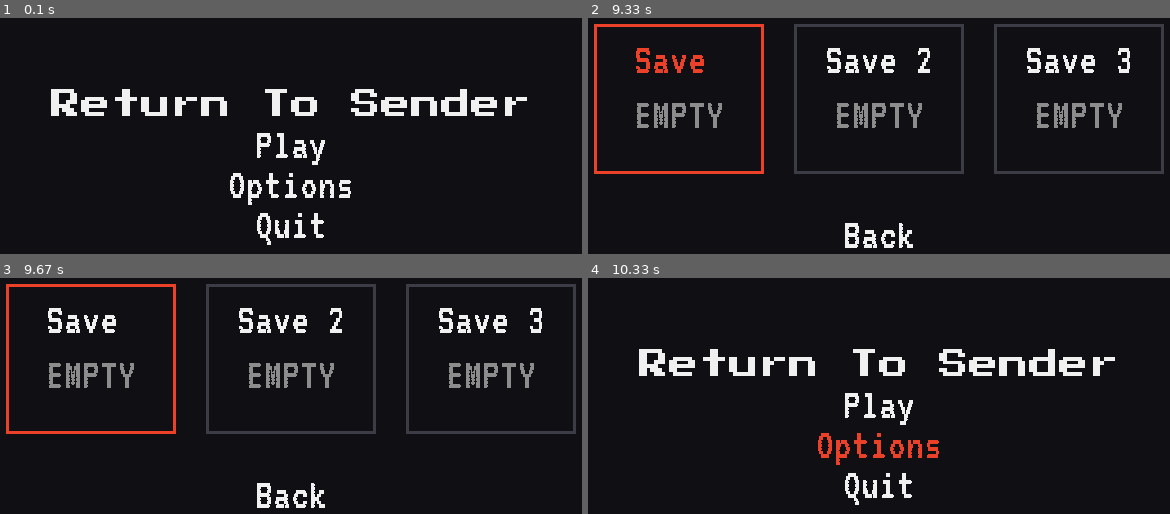
Above: before the commit, frames 1-4 (two rows, left to right).
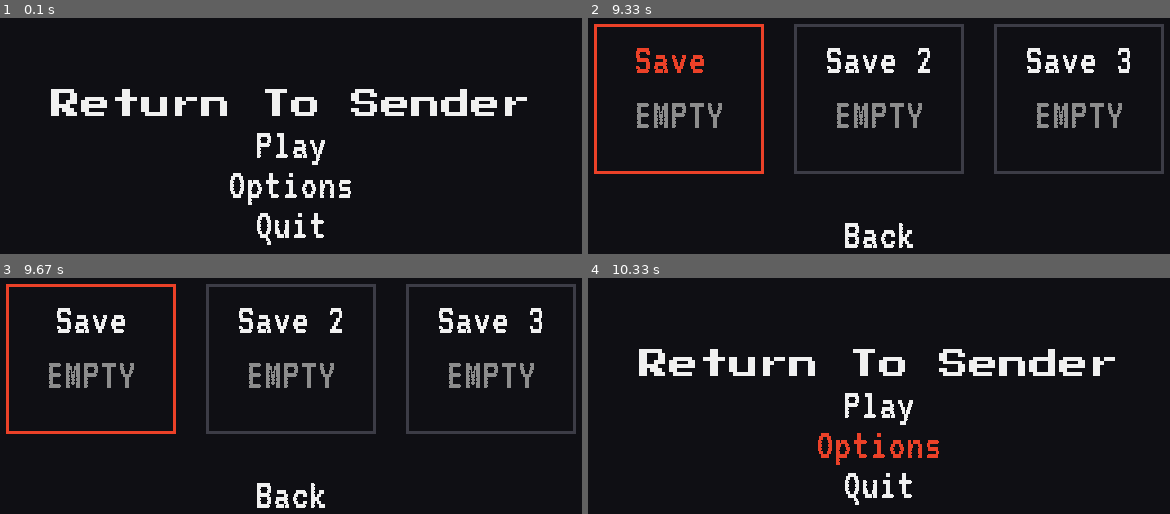
Above: after the commit, the same moments.

Repository: KDO1T/Return-To-Sender
Game: pygame game, started from main_menu.py
The game is run twice, just before and just after one commit, with the same random seed, the same clock (stepped at 60 frames per second) and the same inputs.
Inputs (mouse positions are in pixels of both pictures, inside the frame that each line leads up to):
- Up to frame 1 (0.1 s): no input
- Up to frame 2 (9.33 s): tap Enter at 0.33, 3.55 s; click (884, 126) at 0.72 s; click "Back" at 1.05 s; click (954, 136) at 1.6 s; click (727, 32) at 1.93 s; click (890, 143) at 2.27 s; click (855, 43) at 2.6 s; click (1007, 77) at 2.93 s; click (1047, 72) at 3.27 s; click (675, 58) at 3.93 s; click (908, 88) at 4.77 s; click (692, 81) at 5.1 s; click (1053, 143) at 5.43 s; click (681, 237) at 5.77 s; click (681, 126) at 6.1 s; click (814, 91) at 6.43 s; click (995, 223) at 7.27 s; click (750, 159) at 7.6 s; click (925, 46) at 7.93 s; click (669, 29) at 8.27 s; click (640, 39) at 8.6 s; hold Backspace from 8.88 s (still down)
- Up to frame 3 (9.67 s): release Backspace at 9.35 s; click "Save" at 9.43 s
- Up to frame 4 (10.33 s): click (646, 476) at 9.93 s; click (867, 426) at 10.27 s

Frames 1-2 are identical in both runs. In frame 3, 0.6% of the frame differs, in the area x 8-22%, y 12-24%; in frame 4, nothing differs.

Commit message:
fixed another naming bug bug occured with the 2 rules implemented; where a rename can't be empty, and has to have a unique name when you start renaming and click the back button it used to mess up the whole thing. So now I made the back button part of the implementation of the name the rename now gets saved if you click off, click enter, or click back

Diff:
--- a/main_menu.py
+++ b/main_menu.py
@@ -62,12 +62,30 @@
 ]
 
 selected_save = None
-renaming_save = None
+renaming_save = False
 rename_text = ""
+old_name = ""
 
 
 selected = 0
 current_state = "MAIN"
+
+def save_rename():
+
+    new_name = rename_text.strip()
+
+    if new_name == "":      #makes sure every rename isn't empty
+        save_slots[selected_save]["name"] = old_name
+        return False
+
+    for index, save in enumerate(save_slots):
+
+        if index != selected_save and save["name"].lower() == new_name.lower():
+            save_slots[selected_save]["name"] = old_name
+            return False
+
+    save_slots[selected_save]["name"] = new_name
+    return True
 
 # event loop
 while True:
@@ -234,6 +252,7 @@
                                     if not renaming_save:
                                         renaming_save = True
                                         rename_text = save_slots[index]["name"]
+                                        old_name = save_slots[index]["name"]
 
                                 else:
 
@@ -248,7 +267,7 @@
                             elif selected_save == index:
 
                                 if renaming_save:
-                                    save_slots[selected_save]["name"] = rename_text
+                                    save_rename()
                                     renaming_save = False
 
                                 else:
@@ -259,9 +278,9 @@
 
                             # clicked another card
                             else:
-
+                                # opening another save will still be implemented but we have to check whether it's empty or the name is duplicated
                                 if renaming_save:
-                                    save_slots[selected_save]["name"] = rename_text
+                                    save_rename()
                                     renaming_save = False
 
                                 selected_save = index
@@ -273,11 +292,12 @@
                     if back_rect.collidepoint(event.pos):
 
                         if renaming_save:
-                            save_slots[selected_save]["name"] = rename_text
+                            # save_slots()
                             renaming_save = False
 
                         current_state = "MAIN"
                         selected_save = None
+
                         # renaming save slots
                         if card_rect.collidepoint(event.pos):
 
@@ -326,10 +346,11 @@
         elif event.type == pygame.KEYDOWN:
 
             if renaming_save:
-
+                # makes sure that if they press enter the renaming isn't implemeted, but they are still editing
                 if event.key == pygame.K_RETURN:
-                    save_slots[selected_save]["name"] = rename_text
-                    renaming_save = False
+                    if save_rename():
+                        renaming_save = False
+
 
                 elif event.key == pygame.K_BACKSPACE:
                     rename_text = rename_text[:-1]
